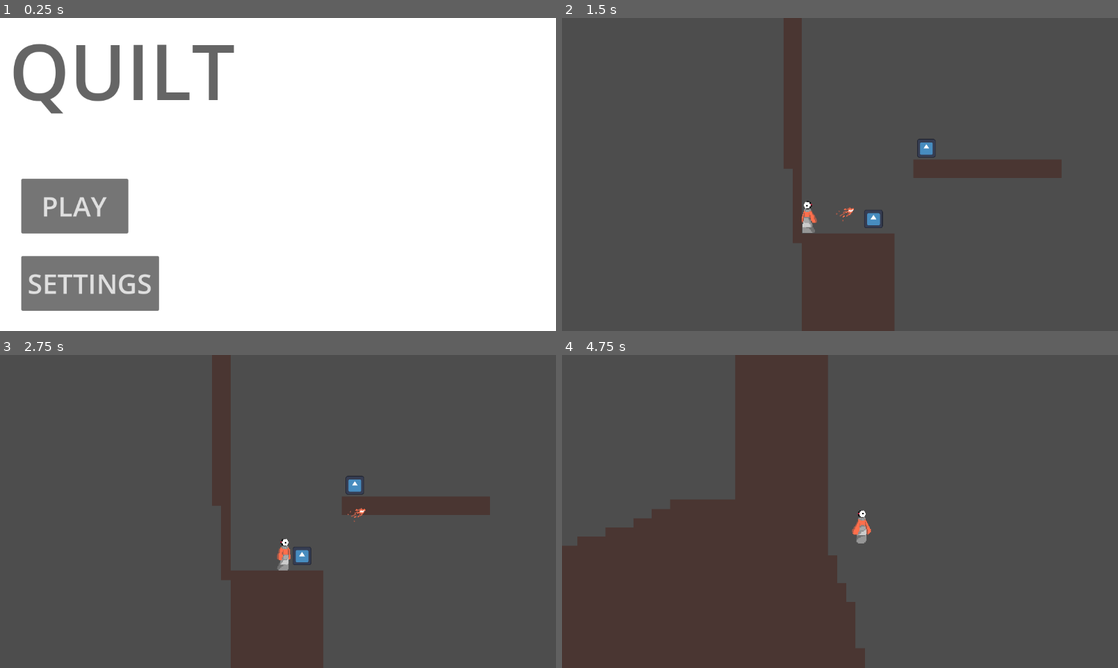
Above: before the commit, frames 1-4 (two rows, left to right).
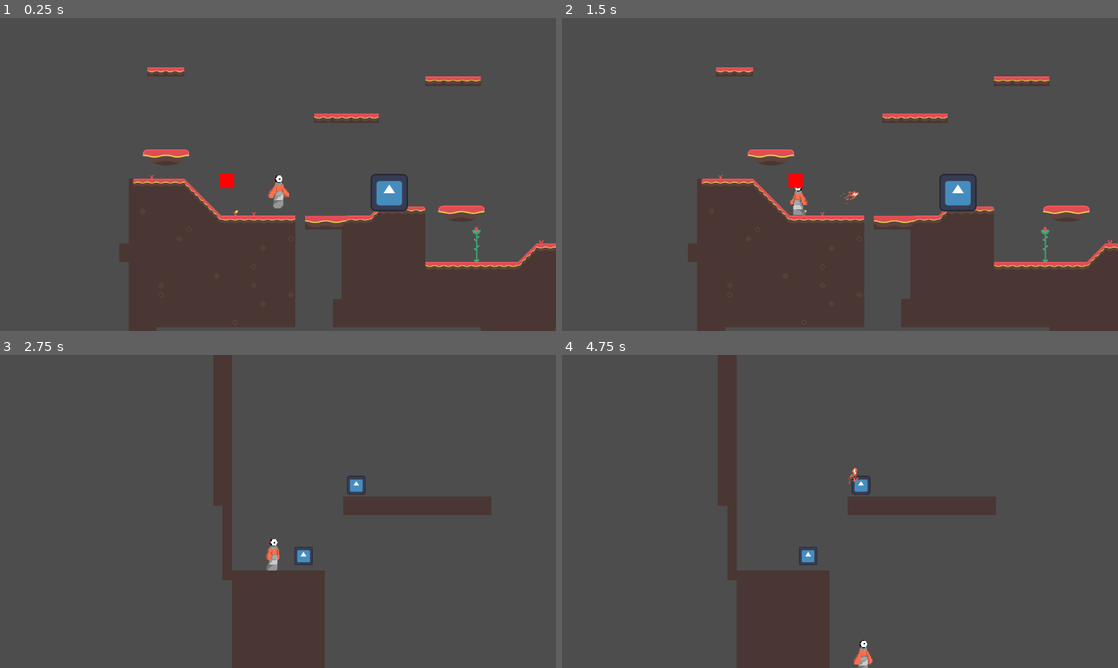
Above: after the commit, the same moments.

Repository: unsaltedkale/Quilt
Game: Godot game, scene res://Andy's Path/Scenes/AndyMain.tscn
Same seed, same stepped clock (60 frames per second), same inputs: the game is played once before the commit and once after it. This scene is started directly instead of the project's main scene. The engine's default icon, where the game draws it, is replaced by a stand-in: a white triangle on a blue panel in a dark square. Sound files missing from this copy of the repository are replaced by a short silence.
Inputs (mouse positions are in pixels of both pictures, inside the frame that each line leads up to):
- Up to frame 1 (0.25 s): no input
- Up to frame 2 (1.5 s): click (634, 205) at 0.5 s, where only the run before the commit has a clickable "PLAY"; move the mouse to (962, 158) at 1.27 s; hold D (move_right) from 1.28 s (still down); tap F (fire_projectile) at 1.35 s; click (962, 158) at 1.42 s
- Up to frame 3 (2.75 s): tap Space (jump) at 1.52 s; release D (move_right) at 2 s; click (72, 542) at 2 s, where only the run after the commit has a clickable "PLAY"
- Up to frame 4 (4.75 s): move the mouse to (728, 527) at 2.77 s; hold D (move_right) 2.78-3.53 s; tap E (interact) at 2.85, 4.35 s; tap Space (jump) at 3.02, 4.52 s; move the mouse to (895, 442) at 3.52 s; hold A (move_left) 3.53-4.28 s; tap F (fire_projectile) at 3.6 s; move the mouse to (812, 574) at 4.27 s; hold D (move_right) from 4.28 s (still down); click (812, 574) at 4.42 s

The runs differ from the first frame. In frame 1, 98% of the frame differs, in the area x 0-100%, y 0-100%; in frame 2, 26%; in frame 3, 1.0%; in frame 4, 31%.

Commit message:
Scene Switch Object

Diff:
--- a/Andy's Path/Scenes/AndyMain.tscn
+++ b/Andy's Path/Scenes/AndyMain.tscn
@@ -6,6 +6,7 @@
 [ext_resource type="Script" uid="uid://7kvdyj2pyumq" path="res://Andy's Path/Scripts/NPC.gd" id="3_v7cp0"]
 [ext_resource type="Script" uid="uid://v7r7qbvsu82m" path="res://Andy's Path/Scripts/showDialog1.gd" id="4_w24ue"]
 [ext_resource type="PackedScene" uid="uid://bifokdbk5ab4o" path="res://Emily WIP/Scenes/player.tscn" id="5_52mfe"]
+[ext_resource type="PackedScene" uid="uid://bx41byt1i0cvb" path="res://Andy's Path/Scenes/SceneSwitch.tscn" id="6_1cjuc"]
 [ext_resource type="Script" uid="uid://bbfxlqvale6op" path="res://Andy's Path/Scripts/Trigger.gd" id="6_5ahwk"]
 [ext_resource type="PackedScene" uid="uid://dacoqwe3msj05" path="res://Elena/Scenes/movingplatform.tscn" id="6_6yeqv"]
 [ext_resource type="Script" uid="uid://btipl8qwvi5os" path="res://Andy's Path/Scripts/CameraController.gd" id="6_v7cp0"]
@@ -627,6 +628,7 @@
 [node name="CanvasLayer" type="CanvasLayer" parent="."]
 
 [node name="UI" parent="CanvasLayer" instance=ExtResource("1_u0n1e")]
+visible = false
 
 [node name="Tiles" type="Node2D" parent="."]
 
@@ -693,4 +695,7 @@
 limit_bottom = 3363
 script = ExtResource("6_v7cp0")
 
+[node name="SceneSwitch" parent="." instance=ExtResource("6_1cjuc")]
+position = Vector2(3877, 2317)
+
 [connection signal="timeout" from="Timer" to="." method="_on_timer_timeout"]
--- /dev/null
+++ b/Andy's Path/Scenes/SceneSwitch.tscn
@@ -0,0 +1,23 @@
+[gd_scene load_steps=3 format=3 uid="uid://bx41byt1i0cvb"]
+
+[ext_resource type="Script" uid="uid://bj51d3xp7upi3" path="res://Andy's Path/Scripts/SceneSwitch.gd" id="1_w5yc6"]
+
+[sub_resource type="RectangleShape2D" id="RectangleShape2D_xwjut"]
+
+[node name="SceneSwitch" type="Node2D"]
+
+[node name="ColorRect" type="ColorRect" parent="."]
+offset_left = -50.0
+offset_top = -50.0
+offset_right = 50.0
+offset_bottom = 50.0
+color = Color(1, 0, 0.015686275, 1)
+
+[node name="Area2D" type="Area2D" parent="ColorRect"]
+position = Vector2(50, 50)
+script = ExtResource("1_w5yc6")
+Scene = "res://main.tscn"
+
+[node name="CollisionShape2D" type="CollisionShape2D" parent="ColorRect/Area2D"]
+scale = Vector2(5, 5)
+shape = SubResource("RectangleShape2D_xwjut")
--- /dev/null
+++ b/Andy's Path/Scripts/SceneSwitch.gd
@@ -0,0 +1,12 @@
+extends Area2D
+
+@export var Scene: String
+
+func _ready():
+	body_entered.connect(_on_body_entered)
+
+func _on_body_entered(body):
+	if body.is_in_group("Player") and Scene != null:
+		get_tree().change_scene_to_file(Scene)
+	else:
+		print("No Scene found (check in the insector of the SceneSwitch Area2D)")
Not shown: 1 places in Andy's Path/Scenes/AndyMain.tscn that only renumber resources
Not shown, added: Andy's Path/Scripts/SceneSwitch.gd.uid
